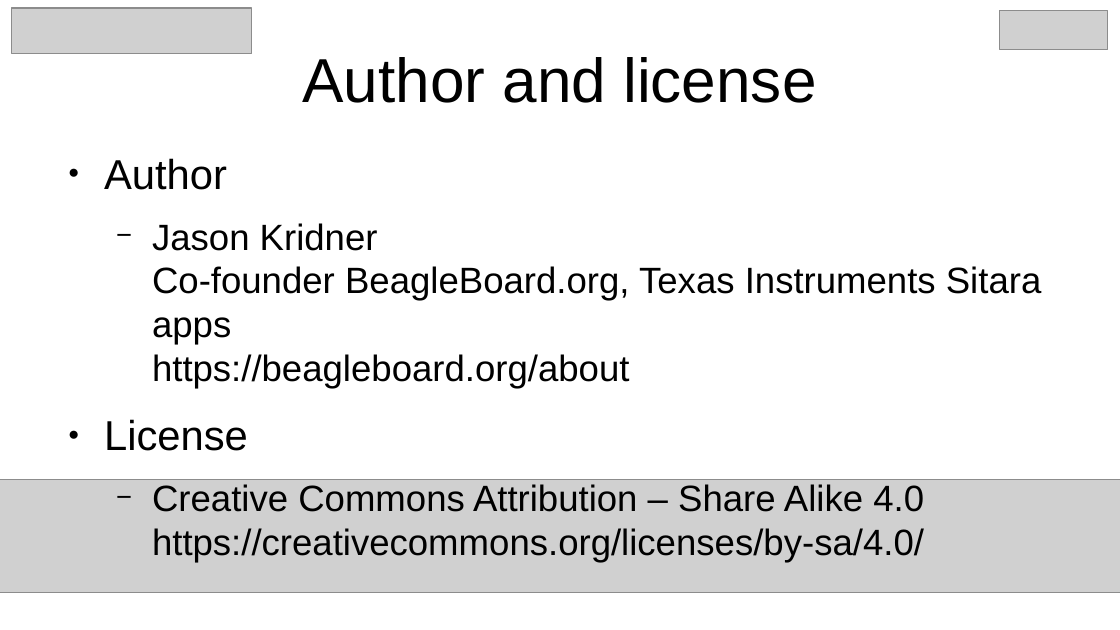
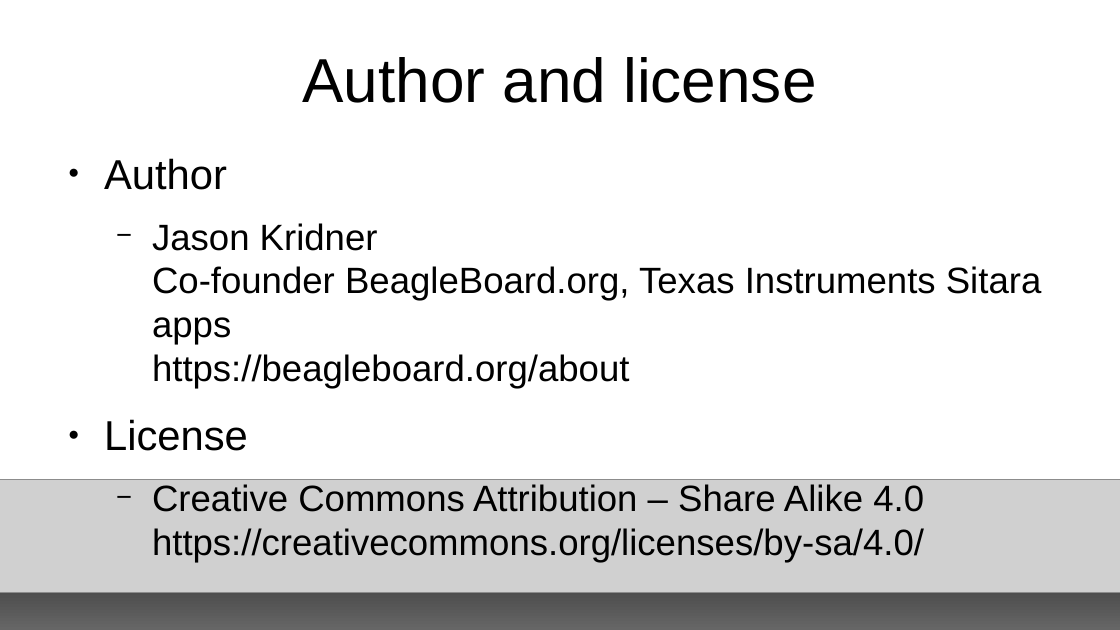
Before and after one commit to e-ale/Slides, a slide deck: slide 3 of pocketbeagle.odp. Drawn at 1120x630 pixels with LibreOffice and Linux fonts; fonts in the diff are those of the drawing; grey boxes stand for pictures; background and template pictures are left out. Boxes give left, top, right and bottom in pixels: in the first picture for what was removed or moved away, otherwise in the second. Text is boxed around its words. In the diff, an @@ line names an element or a change of style, - is before the commit and + after.

```diff
--- a/pocketbeagle.odp
+++ b/pocketbeagle.odp
@@ picture removed at <box>12,8,252,54</box> @@
@@ picture removed at <box>1000,10,1108,50</box> @@
@@ rectangle added at <box>0,482,1120,630</box>, fill gradient #000000 to #666666 @@
@@ text added at <box>56,592,152,598</box>, 14 pt, text #000000 @@
+<date/time>
@@ text added at <box>526,592,595,598</box>, 14 pt, text #000000 @@
+<footer>
@@ page number added at <box>1054,592,1064,598</box>, 14 pt, text #000000 @@
+3
```
Also in this commit, not shown: 6 other slides changed, 25 slides added.
